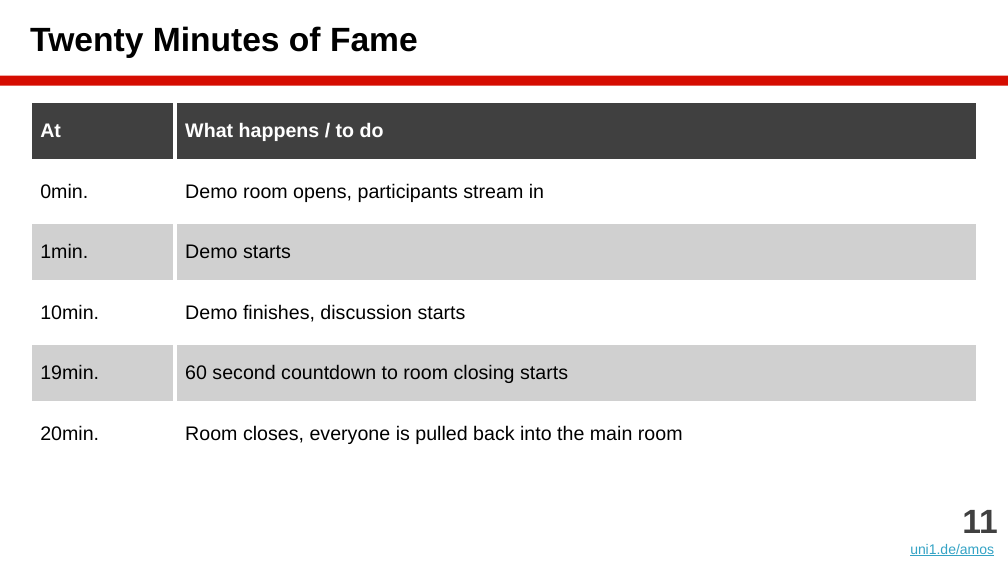
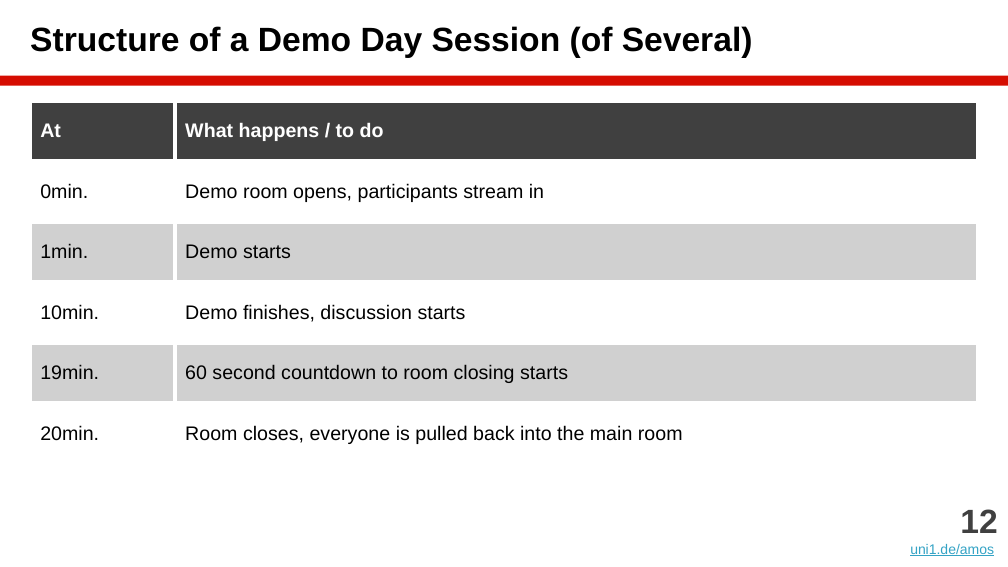
Before and after one commit to dirkriehle/amos-course, a slide deck: slide 12 of Lecture slides/AMOS C01 - Demo Day Preparation.pptx (slide 11 before the commit). Drawn at 1008x567 pixels with LibreOffice and Linux fonts; fonts in the diff are those of the drawing. Boxes give left, top, right and bottom in pixels: in the first picture for what was removed or moved away, otherwise in the second. Text is boxed around its words. In the diff, an @@ line names an element or a change of style, - is before the commit and + after.

```diff
--- a/Lecture slides/AMOS C01 - Demo Day Preparation.pptx
+++ b/Lecture slides/AMOS C01 - Demo Day Preparation.pptx
@@ title at [30,26,753,58]: text changed @@
-Twenty Minutes of Fame
+Structure of a Demo Day Session (of Several)
@@ text at [960,509,997,533]: text changed @@
-11
+12
```
Also in this commit, not shown: 1 other slide changed, 1 slide added, 11 other files.
